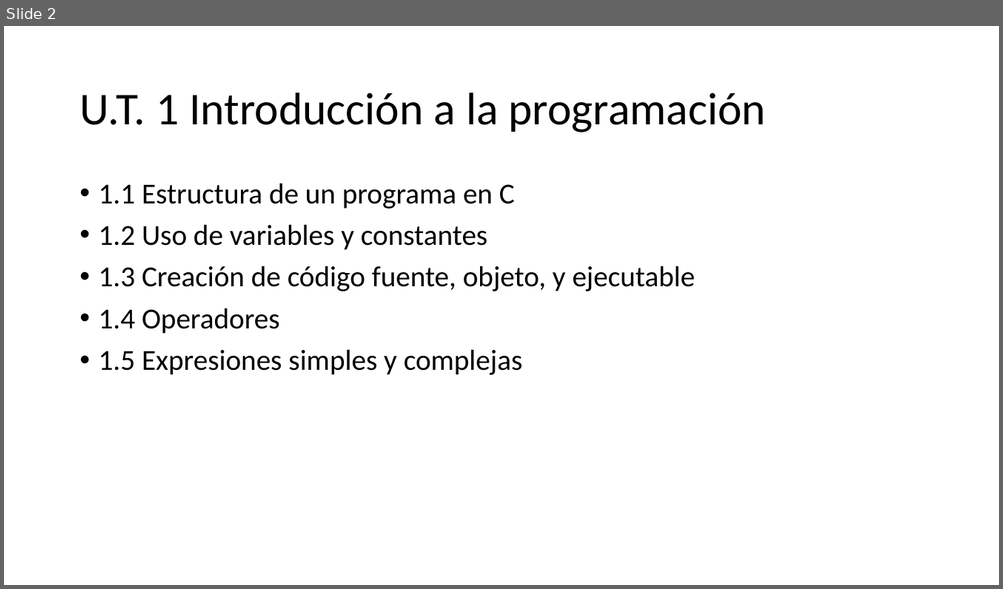
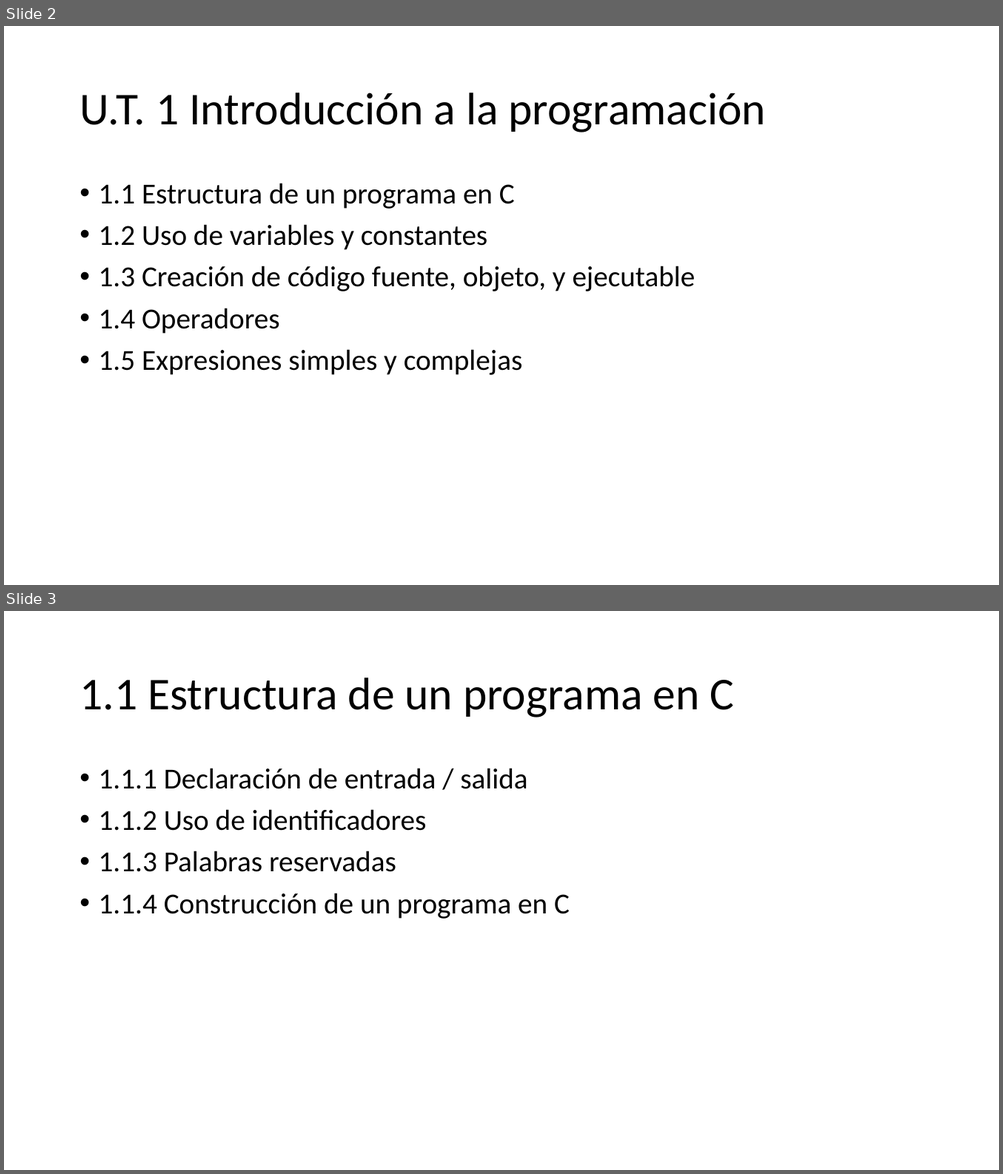
Before and after one commit to programacionestructurada/2021-2, a slide deck: U1_Introduccion_a_la_programacion/U1.pptx. Shown one above the other, each under a label of ours: slide 2 before the commit, slides 2 and 3 after it. The pictures are 1003x589 and 1003x1174 pixels, drawn with LibreOffice and Linux fonts; fonts in the diff are those of the drawing. Boxes give left, top, right and bottom in pixels: in the first picture for what was removed or moved away, otherwise in the second. Text is boxed around its words. In the diff, an @@ line names an element or a change of style, - is before the commit and + after.

```diff
--- a/U1_Introduccion_a_la_programacion/U1.pptx
+++ b/U1_Introduccion_a_la_programacion/U1.pptx
@@ slide 3 added at <box>4,611,999,1170</box>, background #FFFFFF @@
@@ title added at <box>79,678,734,718</box>, 44 pt, text #000000 @@
+1.1 Estructura de un programa en C
@@ text added at <box>99,768,569,919</box>, 28 pt, text #000000 @@
+• 1.1.1 Declaración de entrada / salida
+• 1.1.2 Uso de identificadores
+• 1.1.3 Palabras reservadas
+• 1.1.4 Construcción de un programa en C
```
Also in this commit, not shown: 1 slide changed, 8 other slides added, 1 slide removed, 1 other file.
